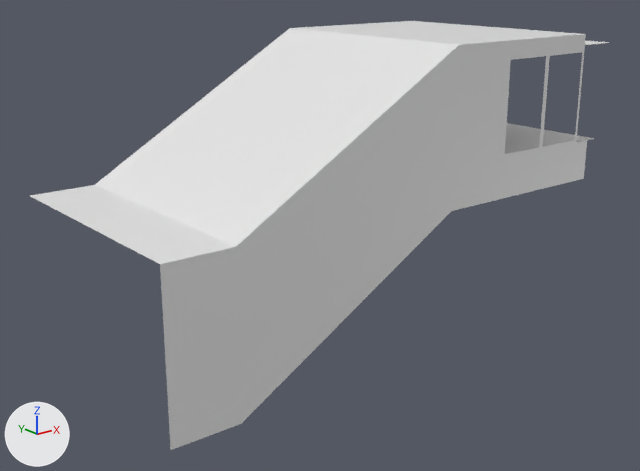
One commit to the FBX model CreaturesInHeaven/Assets/Props/Airport concourse/L2/AirportGangway_L2_L.fbx: the scene before it, then after it.
Both versions are drawn from a 50 mm camera at (-48.0, -9.2, 16.6) aimed at (-28.7, 14.9, 7.0). The axes (+X, +Y, +Z) are drawn at lower left. The lights are the same throughout. The picture after the commit comes second.

Objects in the first picture: 'AirportGangway_L2_L'.
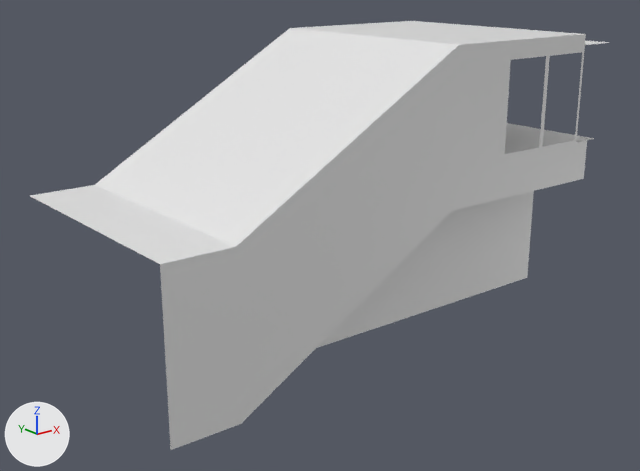
The change, as JSON lines over the scene's bpy script:
```json
{"block": "me_vert_011", "where": "# used by ob_airportgangway_l2_l; location = (-37.5, 15.0, 0.0)"}
{"op": "remove", "block": "me_vert_011", "code": "me_vert_011.from_pydata(...)  # 51 vertices, 29 faces; spans x -0.1..19.2, y -4.5..4.5, z 3.5..14.0"}
{"op": "add", "block": "me_vert_011", "code": "me_vert_011.from_pydata(...)  # 88 vertices, 53 faces; spans x -0.1..19.2, y -4.5..4.5, z 3.5..14.0"}
{"block": "me_vert_011", "change": "me_vert_011 part 1: a new loose piece of 37 vertices spanning x 2.3..17.6, y -4.5..0.0, z 3.5..8.5, in mat_airportconcourse_l1 (white #e7e7e7)"}
```

Boxes [x1, y1, x2, y2] around the edits, measured in the pictures (640 x 471 px):
```json
{"part": 1, "of": "me_vert_011", "change": "added", "after": [317, 191, 534, 348]}
```
